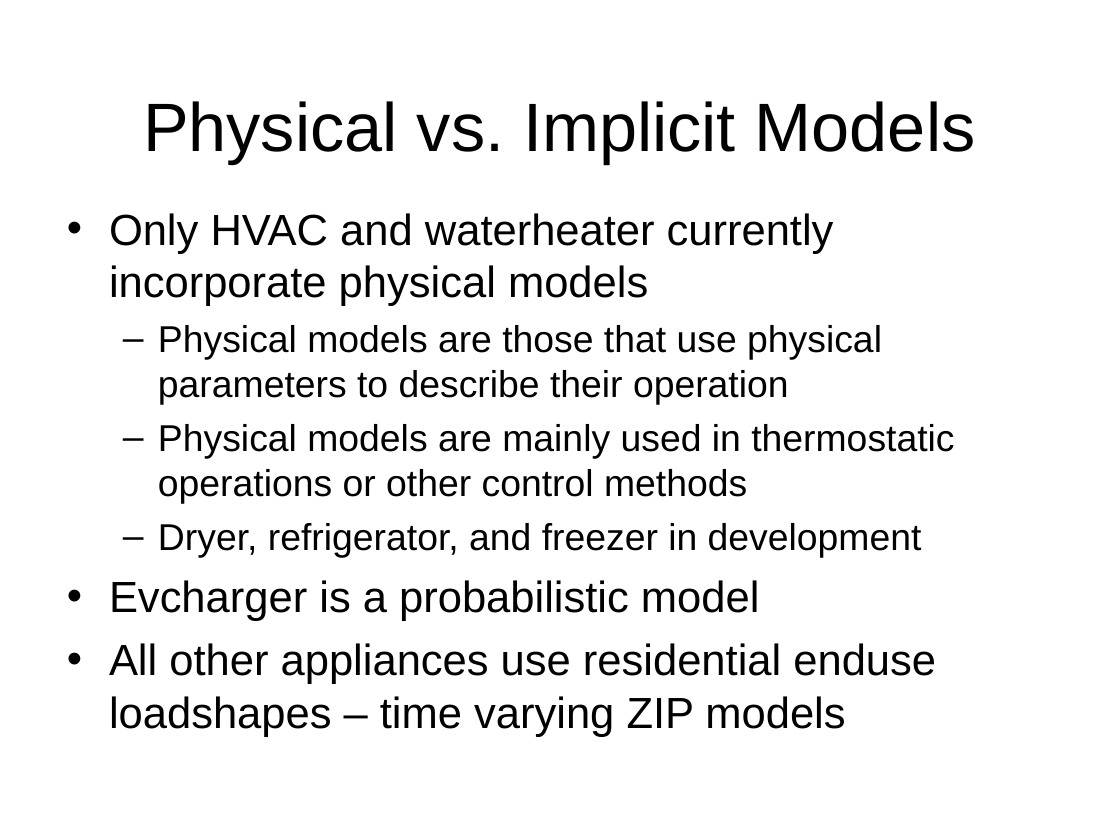
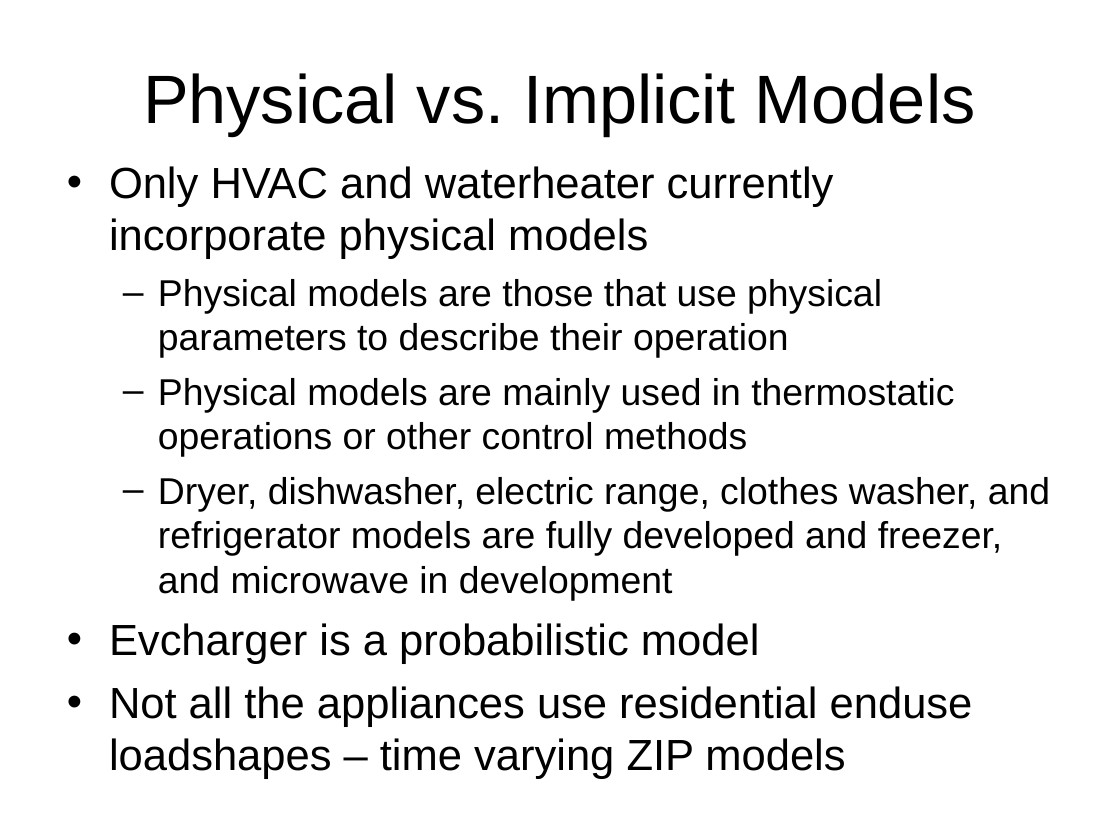
Before and after one commit to gridlab-d/course, a slide deck: slide 4 of ThreeDayCourse_v22/Day2/3.2 - Residential.ppt. Drawn at 1120x840 pixels with LibreOffice and Linux fonts; fonts in the diff are those of the drawing; background and template pictures are left out. Boxes give left, top, right and bottom in pixels: in the first picture for what was removed or moved away, otherwise in the second. Text is boxed around its words. In the diff, an @@ line names an element or a change of style, - is before the commit and + after.

```diff
--- a/ThreeDayCourse_v22/Day2/3.2 - Residential.ppt
+++ b/ThreeDayCourse_v22/Day2/3.2 - Residential.ppt
@@ title "Physical vs. Implicit Models" moved from (x1=143, y1=101, x2=976, y2=164) to (x1=143, y1=73, x2=976, y2=136) @@
@@ text "Only HVAC and waterheater currently ..." moved from (x1=109, y1=213, x2=954, y2=737) to (x1=109, y1=166, x2=1050, y2=779) @@
@@ text at (x1=158, y1=477, x2=1050, y2=601): text changed @@
-  – Dryer, refrigerator, and freezer in development
+  – Dryer, dishwasher, electric range, clothes washer, and refrigerator models are fully developed and freezer, and microwave in development
@@ text at (x1=109, y1=686, x2=973, y2=779): text changed @@
-• All other appliances use residential enduse loadshapes – time varying ZIP models
+• Not all the appliances use residential enduse loadshapes – time varying ZIP models
```
Also in this commit, not shown: 22 other slides changed.
